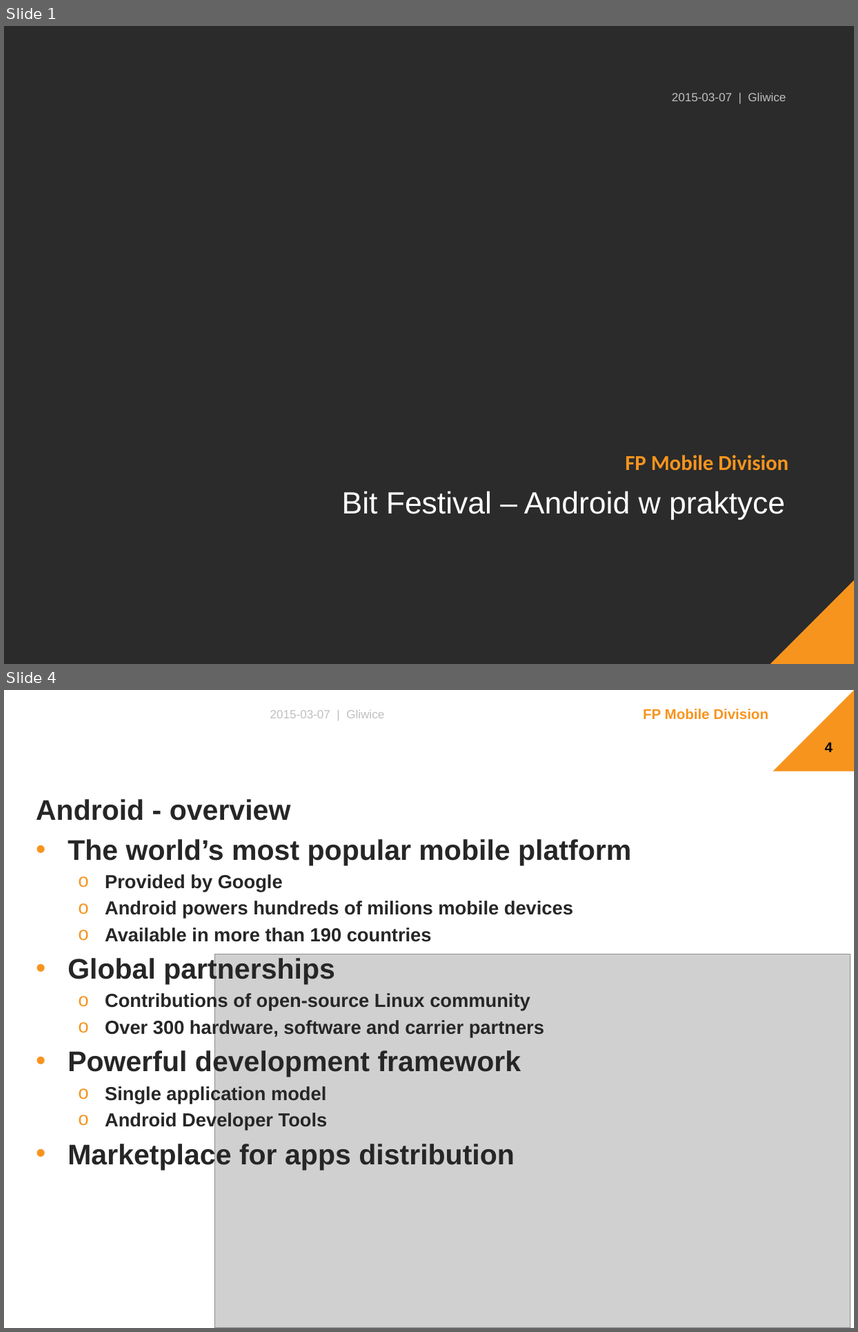
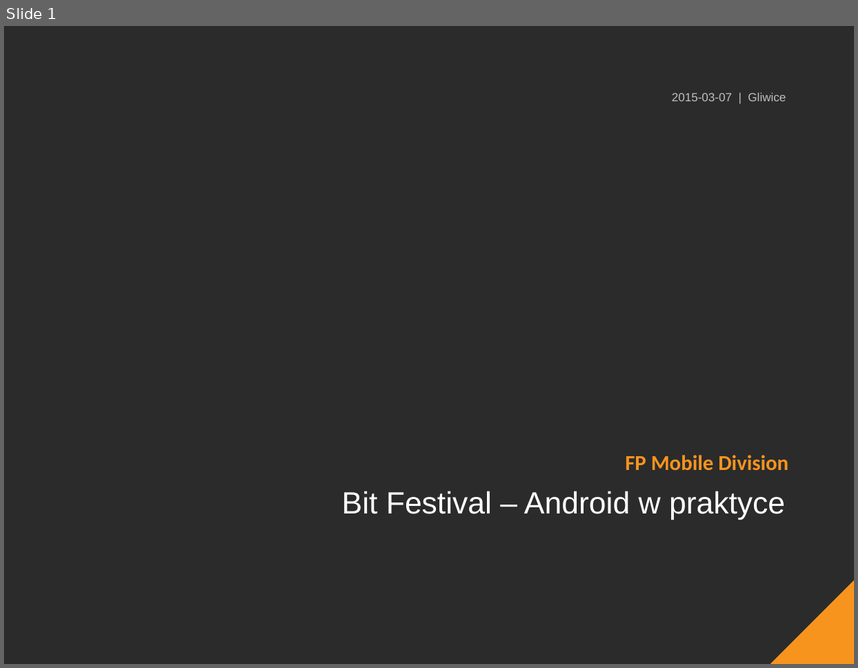
Before and after one commit to The-Lizard-Project/android-basics, a slide deck: Dokumenty/Presentation.pptx. Shown one above the other, each under a label of ours: slides 1 and 4 before the commit, slide 1 after it; the slides between them are not shown. The pictures are 858x1332 and 858x668 pixels, drawn with LibreOffice and Linux fonts; fonts in the diff are those of the drawing; grey boxes stand for pictures; background and template pictures are left out; a plain dark background stands for a picture behind light text. Boxes give left, top, right and bottom in pixels: in the first picture for what was removed or moved away, otherwise in the second. Text is boxed around its words. In the diff, an @@ line names an element or a change of style, - is before the commit and + after.

```diff
--- a/Dokumenty/Presentation.pptx
+++ b/Dokumenty/Presentation.pptx
@@ slide 4 removed at box(4, 690, 854, 1328), background picture (left out) @@
@@ text removed at box(270, 710, 384, 718) @@
-2015-03-07 | Gliwice
@@ text removed at box(643, 709, 769, 720) @@
-FP Mobile Division
@@ right triangle removed at box(773, 690, 854, 771) @@
@@ page number removed at box(825, 742, 833, 752) @@
-4
@@ text removed at box(36, 799, 144, 820) @@
-Bit Festival – Android w praktyce
@@ text removed at box(67, 799, 631, 1170) @@
-Android - overview
-• The world’s most popular mobile platform
-  o Provided by Google
-  o Android powers hundreds of milions mobile devices
-  o Available in more than 190 countries
-• Global partnerships
-  o Contributions of open-source Linux community
-  o Over 300 hardware, software and carrier partners
-• Powerful development framework
-  o Single application model
-  o Android Developer Tools
-• Marketplace for apps distribution
@@ picture removed at box(215, 954, 851, 1328) @@
```
Also in this commit, not shown: 19 slides changed, 6 slides added, 1 other slide removed.
